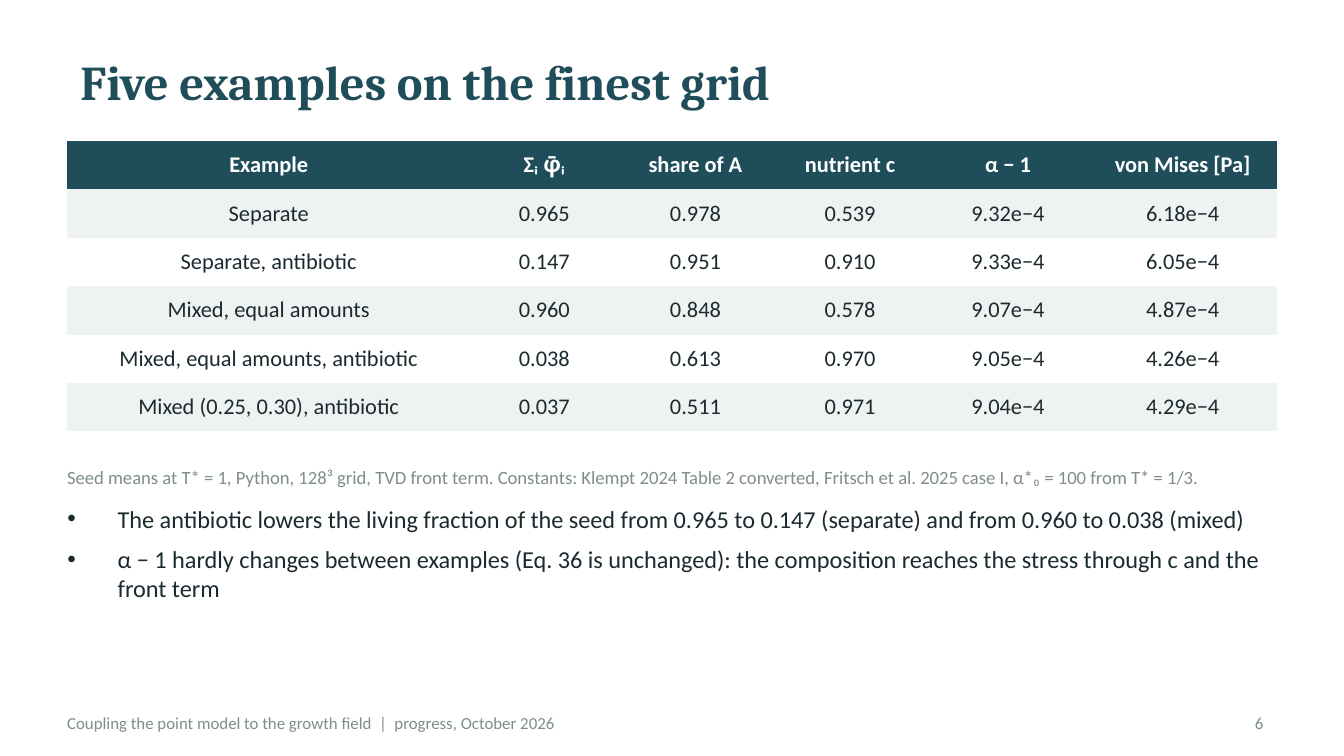
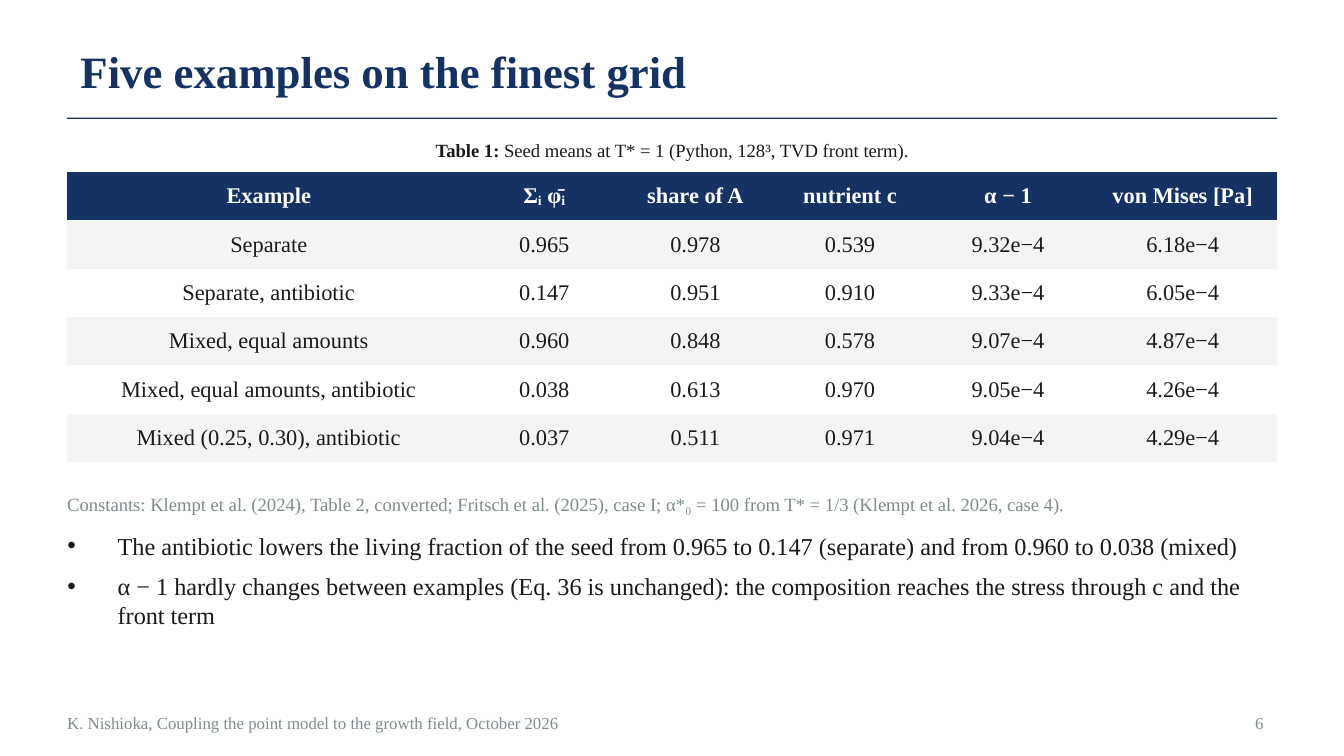
Before and after one commit to keisuke58/pde-fem-biofilm, a slide deck: slide 6 of slides_progress_2026-10.pptx. Drawn at 1344x756 pixels with LibreOffice and Linux fonts; fonts in the diff are those of the drawing. Boxes give left, top, right and bottom in pixels: in the first picture for what was removed or moved away, otherwise in the second. Text is boxed around its words. In the diff, an @@ line names an element or a change of style, - is before the commit and + after.

Commit message:
Progress deck (pptx) in the thesis style: Times, numbered captions, references

```diff
--- a/slides_progress_2026-10.pptx
+++ b/slides_progress_2026-10.pptx
@@ title "Five examples on the finest ...": place and size @@
-title "Five examples on the finest ..." at box(80, 65, 769, 110)
+title "Five examples on the finest ..." at box(80, 56, 687, 98)
@@ title "Five examples on the finest ..." at box(80, 56, 687, 98): size 26 to 24 pt, font Cambria to Times New Roman, text colour #1F4E5A to #143264 @@
@@ line added from (67, 118) to (1277, 118), #143264 0.75 pt @@
@@ text added at box(436, 144, 909, 161), 10 pt, text #1A1A1A @@
+Table 1: Seed means at T* = 1 (Python, 128³, TVD front term).
@@ table at box(67, 172, 1277, 454) @@
@@ fill #1F4E5A to #143264 in row 1 @@
@@ fill #EEF3F2 to #F3F4F6 in 18 cells @@
@@ font Calibri to Times New Roman @@
@@ text colour #1B2A2F to #1A1A1A in "Separate", "0.965", "0.978", "0.539" and 26 more places @@
@@ table: place and size @@
-table at box(67, 141, 1277, 421)
+table at box(67, 172, 1277, 454)
@@ text at box(67, 498, 1064, 515): text changed; font Calibri to Times New Roman @@
-Seed means at T* = 1, Python, 128³ grid, TVD front term. Constants: Klempt 2024 Table 2 converted, Fritsch et al. 2025 case I, α*₀ = 100 from T* = 1/3.
+Constants: Klempt et al. (2024), Table 2, converted; Fritsch et al. (2025), case I; α*₀ = 100 from T* = 1/3 (Klempt et al. 2026, case 4).
@@ text "The antibiotic lowers the living ...": place and size @@
-text "The antibiotic lowers the living ..." at box(118, 510, 1259, 597)
+text "The antibiotic lowers the living ..." at box(118, 538, 1240, 625)
@@ text "The antibiotic lowers the living ..." at box(118, 538, 1240, 625): font Calibri to Times New Roman, text colour #1B2A2F to #1A1A1A @@
@@ text at box(67, 717, 559, 733): text changed; font Calibri to Times New Roman @@
-Coupling the point model to the growth field | progress, October 2026
+K. Nishioka, Coupling the point model to the growth field, October 2026
@@ page number at box(1255, 718, 1263, 729): font Calibri to Times New Roman @@
```
Also in this commit, not shown: 13 other slides changed, 1 slide added.
